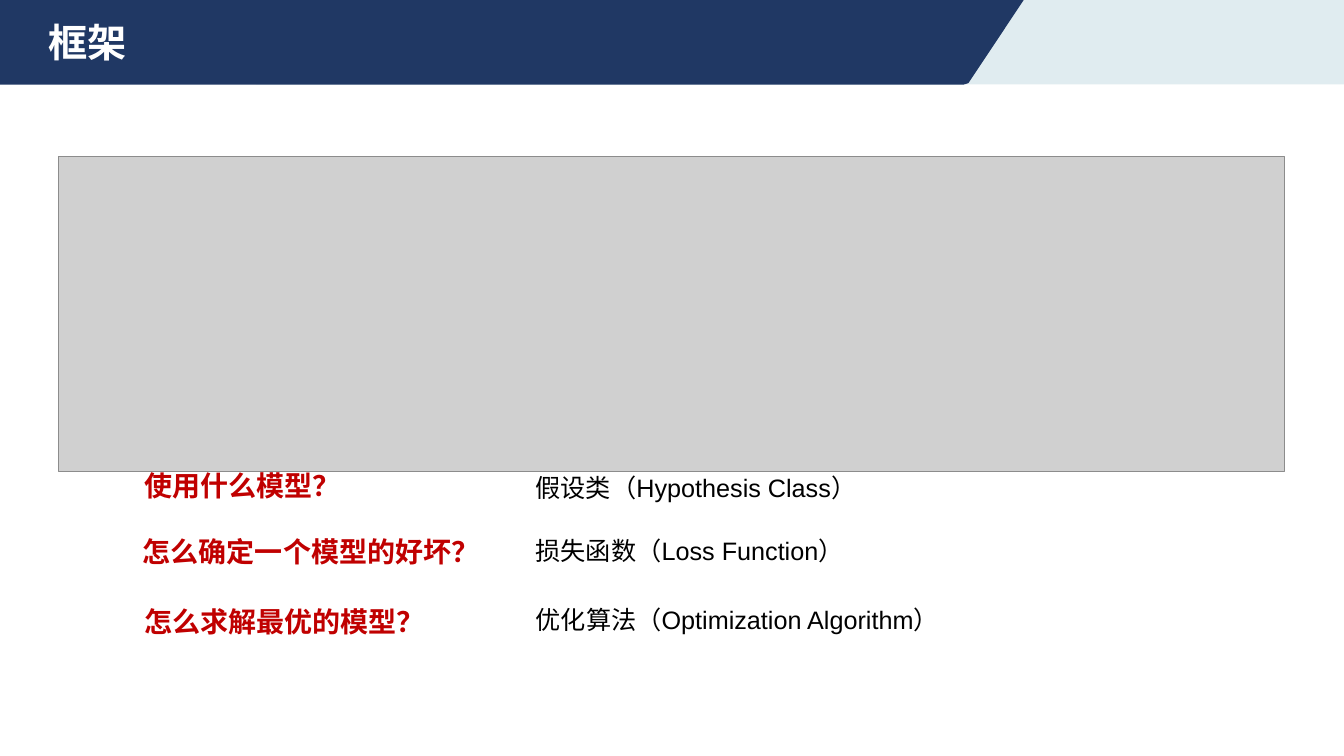
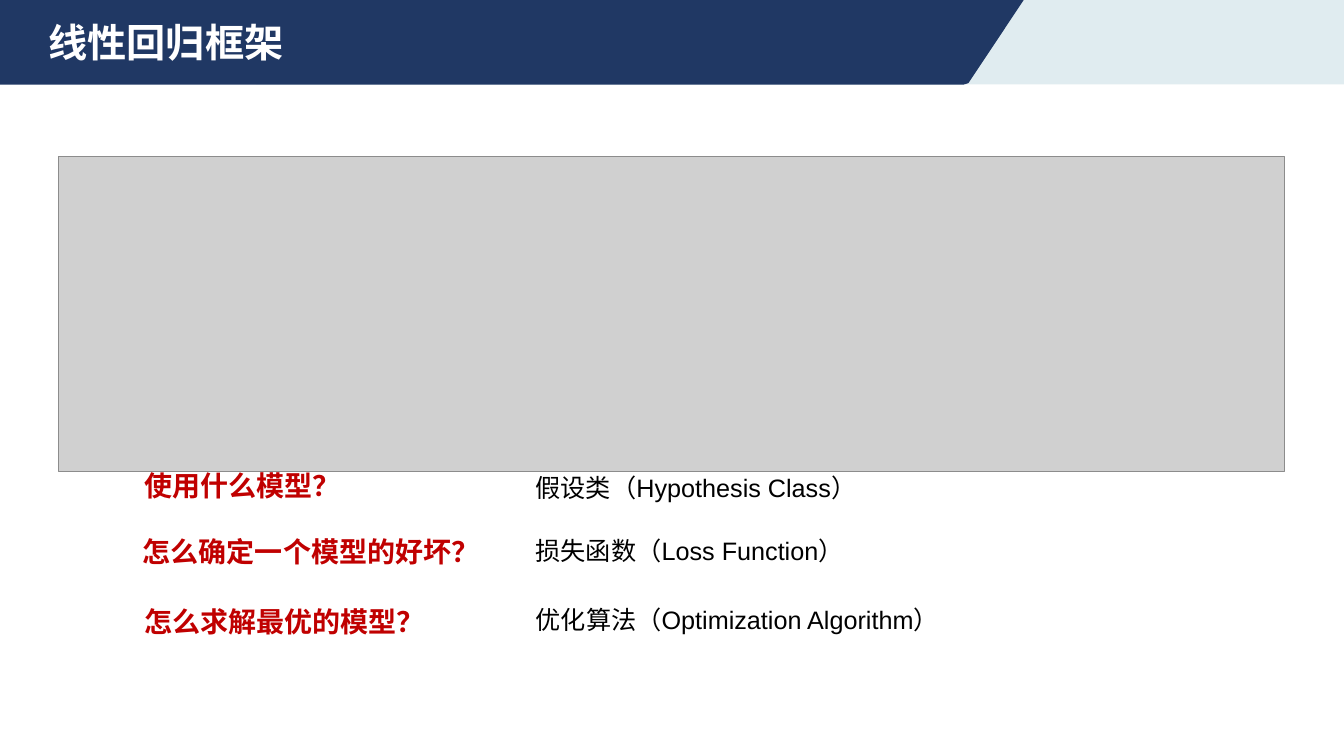
Before and after one commit to ustc-aicourse/ustc-aicourse.github.io, a slide deck: slide 11 of course-materials/theory/2026-09-14/2.4线性回归.pptx (slide 21 before the commit). Drawn at 1344x756 pixels with LibreOffice and Linux fonts; fonts in the diff are those of the drawing; grey boxes stand for pictures. Boxes give left, top, right and bottom in pixels: in the first picture for what was removed or moved away, otherwise in the second. Text is boxed around its words. In the diff, an @@ line names an element or a change of style, - is before the commit and + after.

```diff
--- a/course-materials/theory/2026-09-14/2.4线性回归.pptx
+++ b/course-materials/theory/2026-09-14/2.4线性回归.pptx
@@ text at [49, 23, 284, 61]: text changed @@
-框架
+线性回归框架
```
Also in this commit, not shown: 3 other slides changed, 54 slides added, 14 slides removed, 5 other files.
